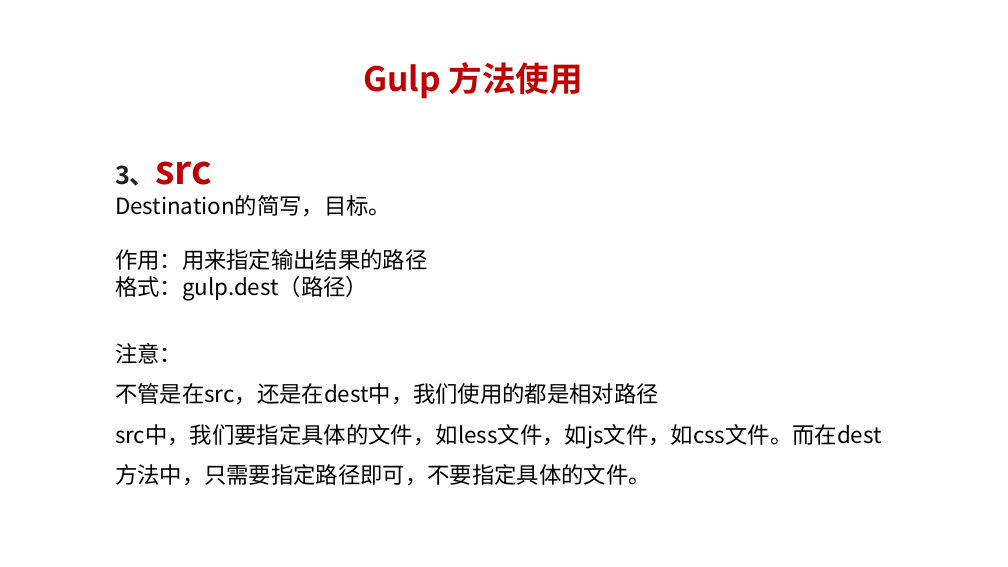
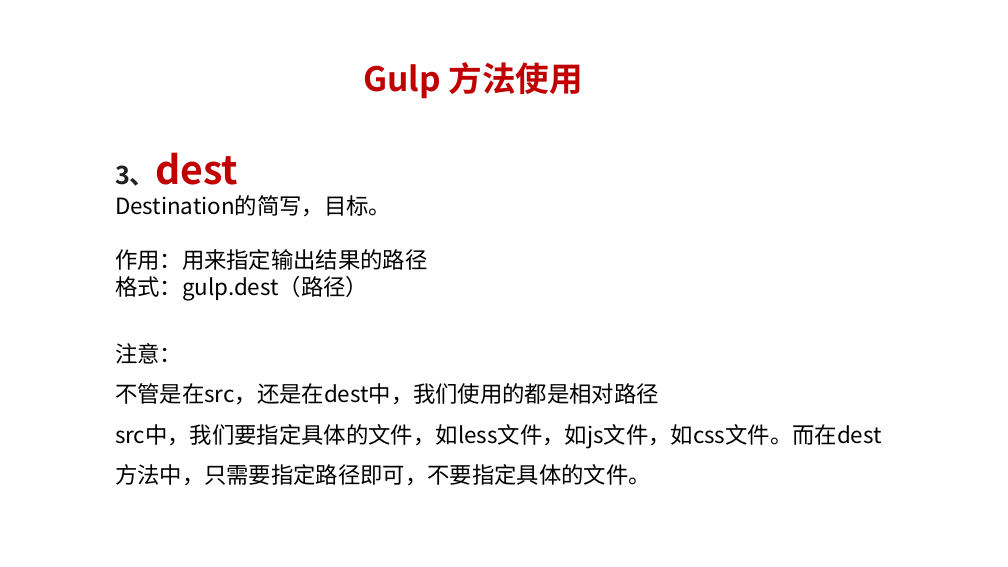
Before and after one commit to JSFFZL/Courseware-PPT, a slide deck: slide 10 of gulp.pptx. Drawn at 1008x567 pixels with LibreOffice and Linux fonts; fonts in the diff are those of the drawing; background and template pictures are left out. Boxes give left, top, right and bottom in pixels: in the first picture for what was removed or moved away, otherwise in the second. Text is boxed around its words. In the diff, an @@ line names an element or a change of style, - is before the commit and + after.

```diff
--- a/gulp.pptx
+++ b/gulp.pptx
@@ text at box(115, 152, 238, 186): text changed @@
-3、src
+3、dest
```
Also in this commit, not shown: 2 other slides changed, 5 slides added, 16 slides removed, 2 other files.
